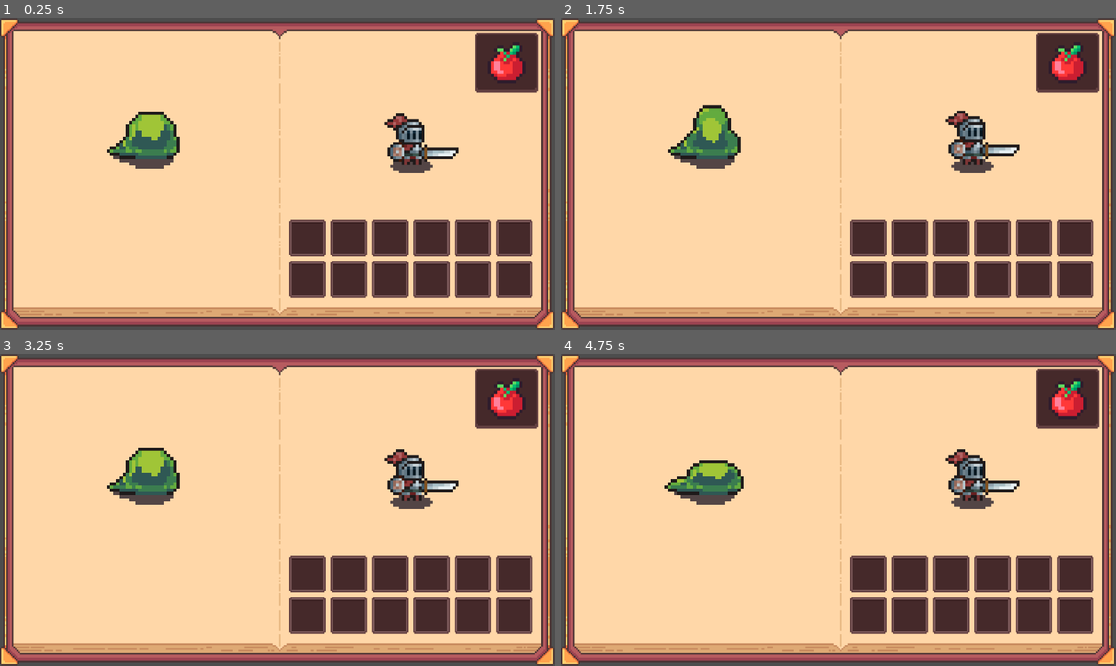
Above: before the commit, frames 1-4 (two rows, left to right).
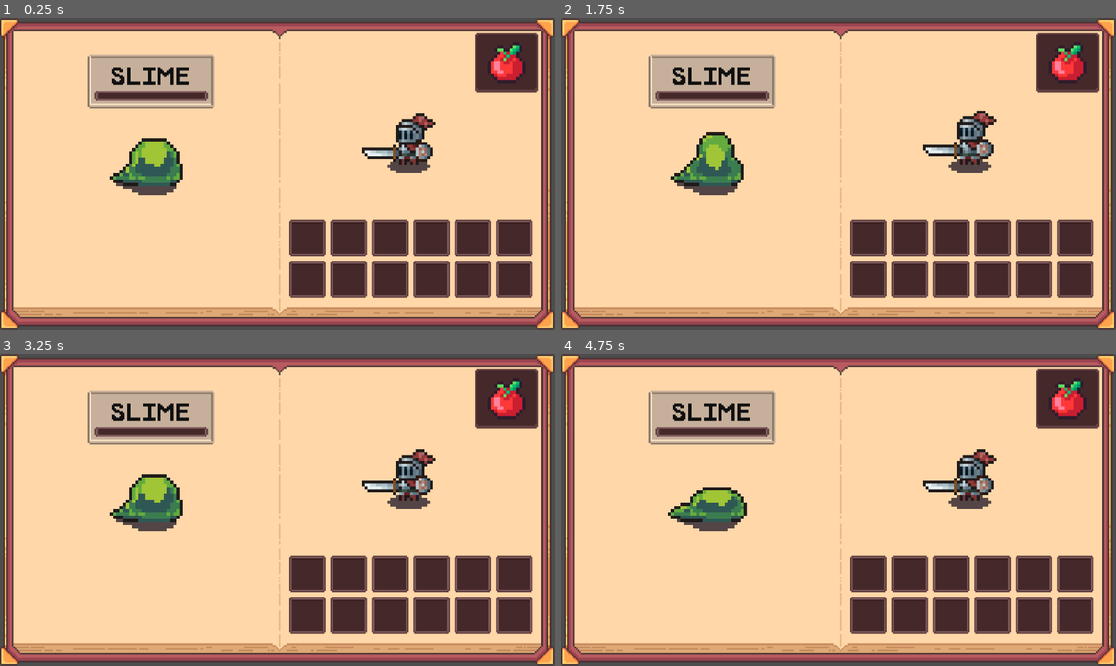
Above: after the commit, the same moments.

Repository: Blortlett/GodotIdle
Game: Godot game, scene res://Scenes/GuiNode.tscn
Same seed, same stepped clock (60 frames per second), same inputs: the game is played once before the commit and once after it.
Inputs (mouse positions are in pixels of both pictures, inside the frame that each line leads up to):
- Up to frame 1 (0.25 s): no input
- Up to frame 2 (1.75 s): click (1066, 61) at 0.5 s; click (1066, 61) at 1.25 s
- Up to frame 3 (3.25 s): click (505, 397) at 2 s
- Up to frame 4 (4.75 s): no input

The runs differ from the first frame. In frame 1, 7.8% of the frame differs, in the area x 15-83%, y 11-57%; in frame 2, 7.8%; in frame 3, 7.8%; in frame 4, 7.6%.

Commit message:
Added fonts and enemy UI display

Diff:
--- a/Character/UI/nCharacterDisplay.tscn
+++ b/Character/UI/nCharacterDisplay.tscn
@@ -16,7 +16,7 @@
 grow_vertical = 2
 
 [node name="AnimatedSprite2D" type="AnimatedSprite2D" parent="."]
-scale = Vector2(1.8, 1.8)
+scale = Vector2(-1.8, 1.8)
 sprite_frames = ExtResource("1_nqcan")
 animation = &"Idle"
 autoplay = "Idle"
--- a/Character/scrCharacter.gd
+++ b/Character/scrCharacter.gd
@@ -1,6 +1,13 @@
 extends Node
 
 class_name Character
+
+enum Faction
+{
+	ALLIANCE,
+	HORDE
+}
+
 enum CharacterType
 {
 	WARRIOR,
@@ -9,32 +16,68 @@
 }
 
 var mHP: float;
-var mMana: float;
+var mAttackDmg: float;
+var mMagicAttackDmg: float;
+var mDefense: float;
+var mMagicDefense: float;
 var mSprite: SpriteFrames;
 var mCharacterType: CharacterType;
+var mFaction: Faction;
+
+# -= Heroes =-
 
 class Warrior extends Character:
 		func _ready():
-			mHP = 150;
-			mMana = 20;
-			mSprite = load("res://Character/Sprites/sprfWarrior.tres") as SpriteFrames;
+			mHP = 100;
+			mAttackDmg = 13;
+			mMagicAttackDmg = 0;
+			mDefense = 8;
+			mMagicDefense = 3;
+			mSprite = load("res://Character/Sprites/GoodGuys/sprfWarrior.tres") as SpriteFrames;
 			mCharacterType = CharacterType.WARRIOR;
+			mFaction = Faction.ALLIANCE;
 
 class Ranger extends Character:
 		func _ready():
-			mHP = 100;
-			mMana = 20;
-			mSprite = load("res://Character/Sprites/sprfRanger.tres") as SpriteFrames;
+			mHP = 80;
+			mAttackDmg = 8;
+			mMagicAttackDmg = 5;
+			mDefense = 5;
+			mMagicDefense = 4;
+			mSprite = load("res://Character/Sprites/GoodGuys/sprfRanger.tres") as SpriteFrames;
 			mCharacterType = CharacterType.ROGUE;
+			mFaction = Faction.ALLIANCE;
 
 class Mage extends Character:
 	func _ready():
-		mHP = 100;
-		mMana = 20;
-		mSprite = load("res://Character/Sprites/sprfMage.tres") as SpriteFrames;
+		mHP = 70;
+		mAttackDmg = 2;
+		mMagicAttackDmg = 20;
+		mDefense = 2;
+		mMagicDefense = 14;
+		mSprite = load("res://Character/Sprites/GoodGuys/sprfMage.tres") as SpriteFrames;
 		mCharacterType = CharacterType.MAGE;
+		mFaction = Faction.ALLIANCE;
 
+# -= Enemies =-
 class Orc extends  Character:
 	func _ready() -> void:
 		mHP = 120;
-		mMana = 20;
+		mAttackDmg = 8;
+		mMagicAttackDmg = 0;
+		mDefense = 6;
+		mMagicDefense = 2;
+		mSprite = load("res://Character/Sprites/BadGuys/sprfOrc.tres") as SpriteFrames;
+		mCharacterType = CharacterType.WARRIOR;
+		mFaction = Faction.HORDE;
+
+class Slime extends  Character:
+	func _ready() -> void:
+		mHP = 40;
+		mAttackDmg = 4;
+		mMagicAttackDmg = 4;
+		mDefense = 3;
+		mMagicDefense = 3;
+		mSprite = load("res://Character/Sprites/BadGuys/sprfSlime.tres") as SpriteFrames;
+		mCharacterType = CharacterType.WARRIOR;
+		mFaction = Faction.HORDE;
--- a/Inventory/UI/InventoryUI/nInventoryUI.tscn
+++ b/Inventory/UI/InventoryUI/nInventoryUI.tscn
@@ -140,7 +140,7 @@
 
 [node name="ActionUI" parent="BookLeftPageSprite" instance=ExtResource("8_20xsb")]
 layout_mode = 1
-offset_left = 85.6707
-offset_top = 67.9878
-offset_right = -83.3292
-offset_bottom = -115.012
+offset_left = 88.4146
+offset_top = 85.061
+offset_right = -80.5853
+offset_bottom = -97.939
--- a/UI/ActionUI/nActionUI.tscn
+++ b/UI/ActionUI/nActionUI.tscn
@@ -1,6 +1,12 @@
-[gd_scene load_steps=2 format=3 uid="uid://bfgpar26yjdfd"]
+[gd_scene load_steps=6 format=3 uid="uid://bfgpar26yjdfd"]
 
 [ext_resource type="SpriteFrames" uid="uid://ck6sjg3apgjg1" path="res://Character/Sprites/BadGuys/sprfSlime.tres" id="1_qg7yw"]
+[ext_resource type="Texture2D" uid="uid://b3eswuyjyk6bx" path="res://Art/TravelBookUI/Sprites/UI_TravelBook_Frame01a.png" id="2_riiue"]
+[ext_resource type="Texture2D" uid="uid://c1tfg1qrmh5f" path="res://Art/TravelBookUI/Sprites/UI_TravelBook_Bar01a.png" id="3_cv8tj"]
+[ext_resource type="FontFile" uid="uid://bhkd6t2hvac7k" path="res://Art/Fonts/PeaberryBase.ttf" id="4_cv8tj"]
+
+[sub_resource type="LabelSettings" id="LabelSettings_f38va"]
+font = ExtResource("4_cv8tj")
 
 [node name="ActionUI" type="Control"]
 layout_mode = 3
@@ -13,9 +19,93 @@
 grow_vertical = 2
 size_flags_vertical = 3
 
-[node name="AnimatedSprite2D" type="AnimatedSprite2D" parent="."]
+[node name="CreatureDisplay" type="Control" parent="."]
+layout_mode = 1
+anchors_preset = 8
+anchor_left = 0.5
+anchor_top = 0.5
+anchor_right = 0.5
+anchor_bottom = 0.5
+grow_horizontal = 2
+grow_vertical = 2
+
+[node name="AnimatedSprite2D" type="AnimatedSprite2D" parent="CreatureDisplay"]
 texture_filter = 1
 scale = Vector2(2, 2)
 sprite_frames = ExtResource("1_qg7yw")
 animation = &"Idle"
 autoplay = "Idle"
+
+[node name="CreatureInfoDisplay" type="Control" parent="."]
+layout_mode = 1
+anchors_preset = 8
+anchor_left = 0.5
+anchor_top = 0.5
+anchor_right = 0.5
+anchor_bottom = 0.5
+offset_left = -20.0
+offset_top = -72.0
+offset_right = 20.0
+offset_bottom = -32.0
+grow_horizontal = 2
+grow_vertical = 2
+
+[node name="NinePatchBackground" type="NinePatchRect" parent="CreatureInfoDisplay"]
+texture_filter = 1
+layout_mode = 1
+anchors_preset = 8
+anchor_left = 0.5
+anchor_top = 0.5
+anchor_right = 0.5
+anchor_bottom = 0.5
+offset_left = -40.0
+offset_top = -17.0
+offset_right = 40.0
+offset_bottom = 17.0
+grow_horizontal = 2
+grow_vertical = 2
+texture = ExtResource("2_riiue")
+patch_margin_left = 3
+patch_margin_top = 3
+patch_margin_right = 3
+patch_margin_bottom = 3
+
+[node name="NinePatchHealthbar" type="NinePatchRect" parent="CreatureInfoDisplay"]
+texture_filter = 1
+layout_mode = 1
+anchors_preset = 8
+anchor_left = 0.5
+anchor_top = 0.5
+anchor_right = 0.5
+anchor_bottom = 0.5
+offset_left = -36.0
+offset_top = 6.0
+offset_right = 36.0
+offset_bottom = 12.0
+grow_horizontal = 2
+grow_vertical = 2
+texture = ExtResource("3_cv8tj")
+patch_margin_left = 3
+patch_margin_top = 3
+patch_margin_right = 3
+patch_margin_bottom = 3
+
+[node name="CreatureName" type="Label" parent="CreatureInfoDisplay"]
+self_modulate = Color(0.0605303, 0.0605303, 0.0605303, 1)
+texture_filter = 1
+layout_mode = 1
+anchors_preset = 8
+anchor_left = 0.5
+anchor_top = 0.5
+anchor_right = 0.5
+anchor_bottom = 0.5
+offset_left = -35.0
+offset_top = -13.0
+offset_right = 35.0
+offset_bottom = 10.0
+grow_horizontal = 2
+grow_vertical = 2
+text = "SLIME"
+label_settings = SubResource("LabelSettings_f38va")
+horizontal_alignment = 1
+vertical_alignment = 1
Binary file added: Art/Fonts/PeaberryBase.ttf
Not shown, added: Art/Fonts/PeaberryBase.ttf.import
Binary file added: Art/Fonts/PeaberryDoublespace.ttf
Not shown, added: Art/Fonts/PeaberryDoublespace.ttf.import
Binary file added: Art/Fonts/PeaberryMono.ttf
Not shown, added: Art/Fonts/PeaberryMono.ttf.import
